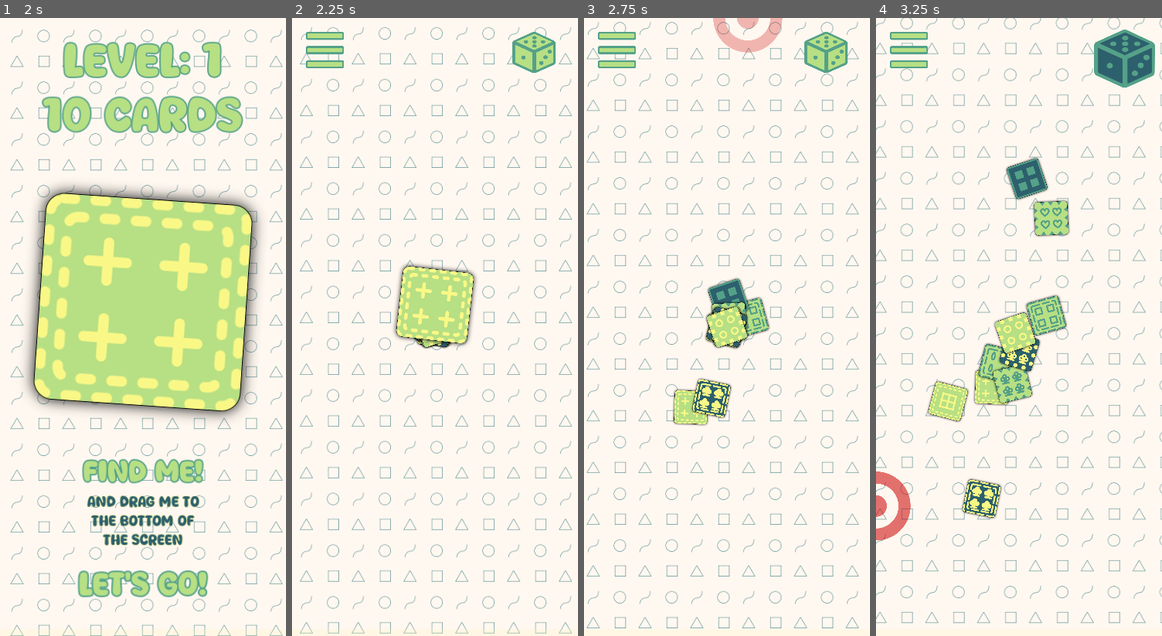
Above: before the commit, frames 1-4 (left to right).
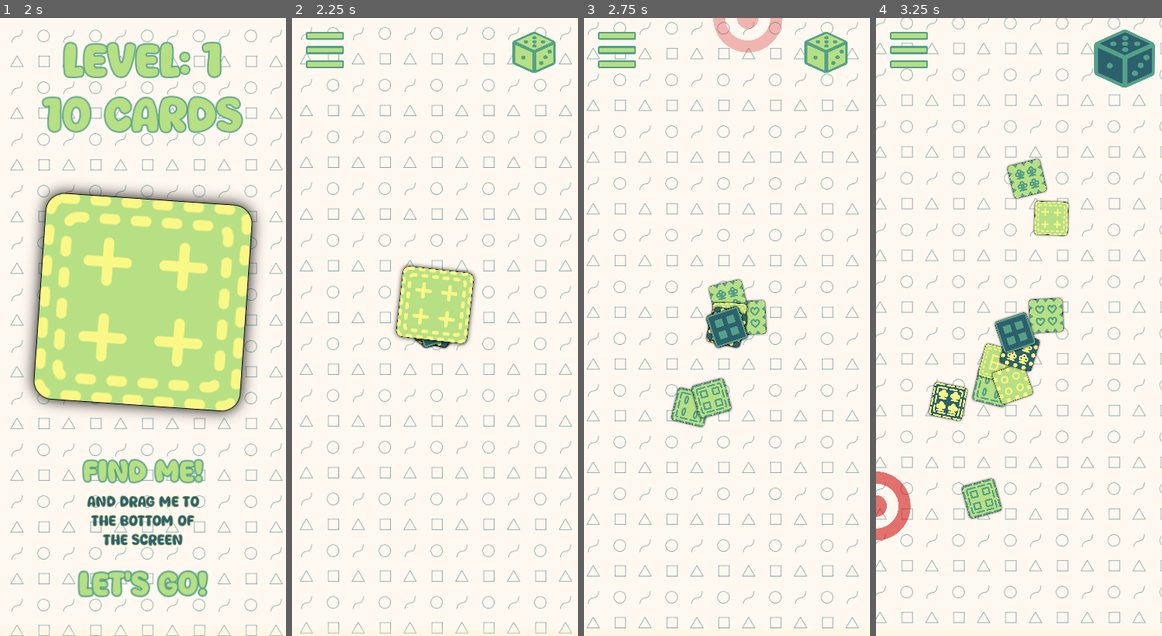
Above: after the commit, the same moments.

Repository: magopian/rummager
Game: Godot game, scene res://start_menu.tscn
Same seed, same stepped clock (60 frames per second), same inputs: the game is played once before the commit and once after it. Sound files missing from this copy of the repository are replaced by a short silence.
Inputs (mouse positions are in pixels of both pictures, inside the frame that each line leads up to):
- Up to frame 1 (2 s): click "Version:202412201534" at 0.5 s; click "START" at 1.25 s
- Up to frame 2 (2.25 s): click (435, 327) at 2.02 s
- Up to frame 3 (2.75 s): no input
- Up to frame 4 (3.25 s): click (1119, 55) at 2.75 s

Frame 1 is identical in both runs. In frame 2, less than 0.1% of the frame differs, in the area x 42-56%, y 51-54%; in frame 3, 2.5%; in frame 4, 4.2%, in the area x 18-68%, y 22-82%.

Commit message:
Display card generation progress bar

Diff:
--- a/card.gd
+++ b/card.gd
@@ -39,16 +39,15 @@
 func _ready() -> void:
 	input_event.connect(_on_input_event)
 	visible_on_screen_notifier_2d.screen_exited.connect(_on_exit_screen)
-	compute_small_size(Global.viewport_size)
 	get_viewport().physics_object_picking_sort = true
 	init_from_data()
 
 
-func compute_small_size(viewport_size: Vector2) -> void:
+static func compute_small_size(viewport_size: Vector2) -> Vector2:
 	var smallest_size: int = min(viewport_size.x, viewport_size.y)
 	# smallest_size = 414 => small_scale = 0.16
 	var scale_size: float = smallest_size * 0.16 / 414
-	small_scale = Vector2(scale_size, scale_size)
+	return Vector2(scale_size, scale_size)
 
 
 func init_from_data() -> void:
--- a/fade_transition.gd
+++ b/fade_transition.gd
@@ -2,8 +2,24 @@
 
 
 @onready var audio_stream_player: AudioStreamPlayer = %AudioStreamPlayer
+@onready var progress_container: VBoxContainer = %ProgressContainer
+@onready var progress_label: Label = %ProgressLabel
+@onready var progress_bar: ProgressBar = %ProgressBar
+
 
 @export var transition_time: float = 0.5
+
+
+var progress_value: int:
+	set(value):
+		progress_bar.value = value
+
+
+func show_with_progress(progress_title: String):
+	show()
+	progress_container.show()
+	progress_label.text = progress_title
+
 
 func fade_in() -> void:
 	modulate.a = 1
@@ -12,6 +28,7 @@
 	tween.tween_property(self, "modulate:a", 0, transition_time)
 	await tween.finished
 	hide()
+	progress_container.hide()
 
 
 func fade_out(sound: AudioStream = null) -> void:
--- a/fade_transition.tscn
+++ b/fade_transition.tscn
@@ -1,6 +1,7 @@
-[gd_scene load_steps=2 format=3 uid="uid://dftsvelpx2cta"]
+[gd_scene load_steps=3 format=3 uid="uid://dftsvelpx2cta"]
 
 [ext_resource type="Script" path="res://fade_transition.gd" id="1_sak0l"]
+[ext_resource type="PackedScene" uid="uid://bx5qekwsln2yr" path="res://palette_listener.tscn" id="2_s8gdb"]
 
 [node name="FadeTransition" type="ColorRect"]
 anchors_preset = 15
@@ -15,3 +16,29 @@
 
 [node name="AudioStreamPlayer" type="AudioStreamPlayer" parent="."]
 unique_name_in_owner = true
+
+[node name="ProgressContainer" type="VBoxContainer" parent="."]
+unique_name_in_owner = true
+visible = false
+layout_mode = 1
+anchors_preset = 15
+anchor_right = 1.0
+anchor_bottom = 1.0
+grow_horizontal = 2
+grow_vertical = 2
+alignment = 1
+
+[node name="ProgressLabel" type="Label" parent="ProgressContainer"]
+unique_name_in_owner = true
+layout_mode = 2
+text = "Generating cards"
+horizontal_alignment = 1
+
+[node name="PaletteListener" parent="ProgressContainer/ProgressLabel" instance=ExtResource("2_s8gdb")]
+
+[node name="ProgressBar" type="ProgressBar" parent="ProgressContainer"]
+unique_name_in_owner = true
+layout_mode = 2
+step = 1.0
+
+[node name="PaletteListener" parent="ProgressContainer/ProgressBar" instance=ExtResource("2_s8gdb")]
--- a/game.gd
+++ b/game.gd
@@ -18,6 +18,7 @@
 @onready var progress: CanvasLayer = %Progress
 @onready var target: CanvasLayer = %Target
 
+
 @onready var card_scene: PackedScene = preload("res://card.tscn")
 
 
@@ -43,7 +44,7 @@
 	#Global.score = 99 # TODO: REMOVE
 	Global.slide_off_screen(menu, 0)  # Move the menu out of the screen
 	zones.slide_out(0)
-	fade_transition.show()
+	fade_transition.show_with_progress("Generating cards")
 	menu_button.pressed.connect(_on_menu_button_pressed)
 	shuffle_button.pressed.connect(_on_shuffle_clicked)
 	pick_me_canvas_layer.button_pressed.connect(_on_lets_go_button_pressed)
@@ -59,15 +60,30 @@
 	var level_num_cards: int = Global.level * num_cards
 	# Make sure we never try to instantiate more cards than we have.
 	var total_num_cards: int = min(level_num_cards, all_permutations.size())
+	call_deferred("generate_cards", total_num_cards, all_permutations)
+
+
+func generate_cards(total_num_cards: int, all_permutations: Array[Dictionary]) -> void:
 	var instantiated_cards: Array[Card] = []
-	for _i in range(total_num_cards):
+	var time_since_last_frame: int = Time.get_ticks_msec()
+	var small_scale: Vector2 = Card.compute_small_size(Global.viewport_size)
+	for i in range(total_num_cards):
 		var card: Card = new_card(all_permutations)
+		card.small_scale = small_scale
 		instantiated_cards.append(card)
+		var current_time: int = Time.get_ticks_msec()
+		if current_time - time_since_last_frame > 16:  # 60fps -> 16ms per frame
+			await get_tree().physics_frame
+			var generation_progress: float = i * 100 / total_num_cards
+			fade_transition.progress_value = generation_progress
+			time_since_last_frame = current_time
 	card_to_find = instantiated_cards[0]
 	card_to_find.to_find = true
 	instantiated_cards.shuffle()
 	for card in instantiated_cards:
 		cards.add_child(card)
+		card.call_deferred("show_small")
+	fade_transition.progress_value = 100
 	pick_me_canvas_layer.show()
 	display_card_to_find()
 
@@ -112,7 +128,6 @@
 	var card_data: Dictionary = all_permutations.pop_back()
 	card_datas.append(card_data)
 	card.data = card_data
-	card.call_deferred("show_small")
 	return card
 
 
